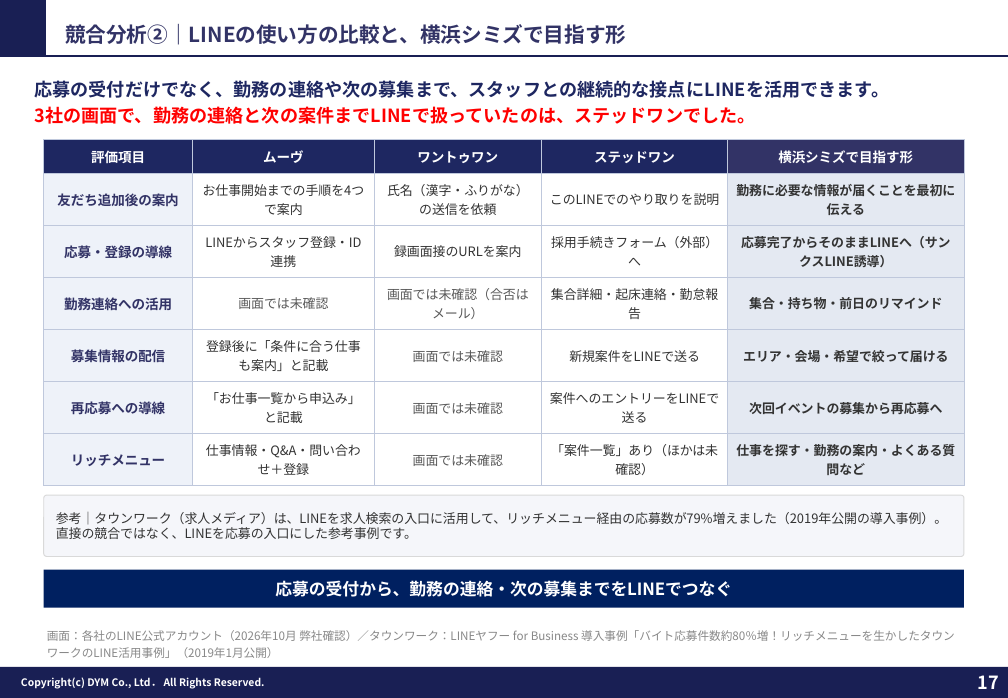
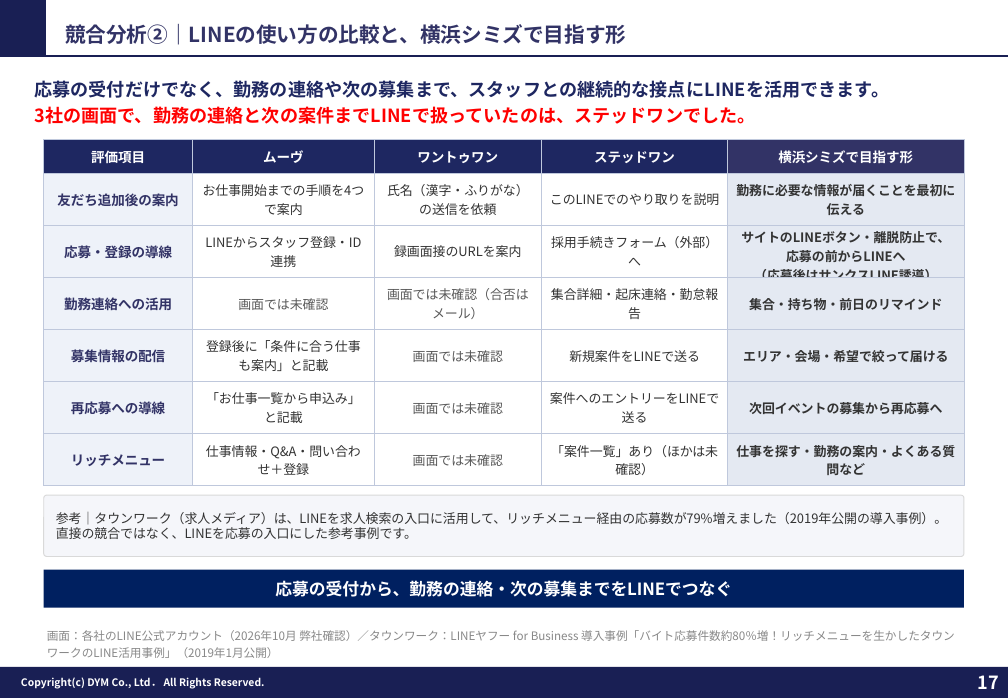
Before and after one commit to tonomura-r-dev/folder, a slide deck: slide 17 of 202610_株式会社横浜シミズ御中_LINE公式アカウント運用のご提案.pptx. Drawn at 1008x698 pixels with LibreOffice and Linux fonts; fonts in the diff are those of the drawing; background and template pictures are left out. Boxes give left, top, right and bottom in pixels: in the first picture for what was removed or moved away, otherwise in the second. Text is boxed around its words. In the diff, an @@ line names an element or a change of style, - is before the commit and + after.

```diff
--- a/202610_株式会社横浜シミズ御中_LINE公式アカウント運用のご提案.pptx
+++ b/202610_株式会社横浜シミズ御中_LINE公式アカウント運用のご提案.pptx
@@ table at [44,140,964,486] @@
-row 3, column 5: 応募完了からそのままLINEへ（サンクスLINE誘導）
+row 3, column 5: サイトのLINEボタン・離脱防止で、 / 応募の前からLINEへ / （応募後はサンクスLINE誘導）
```
Also in this commit, not shown: 4 other slides changed, 2 other files.
